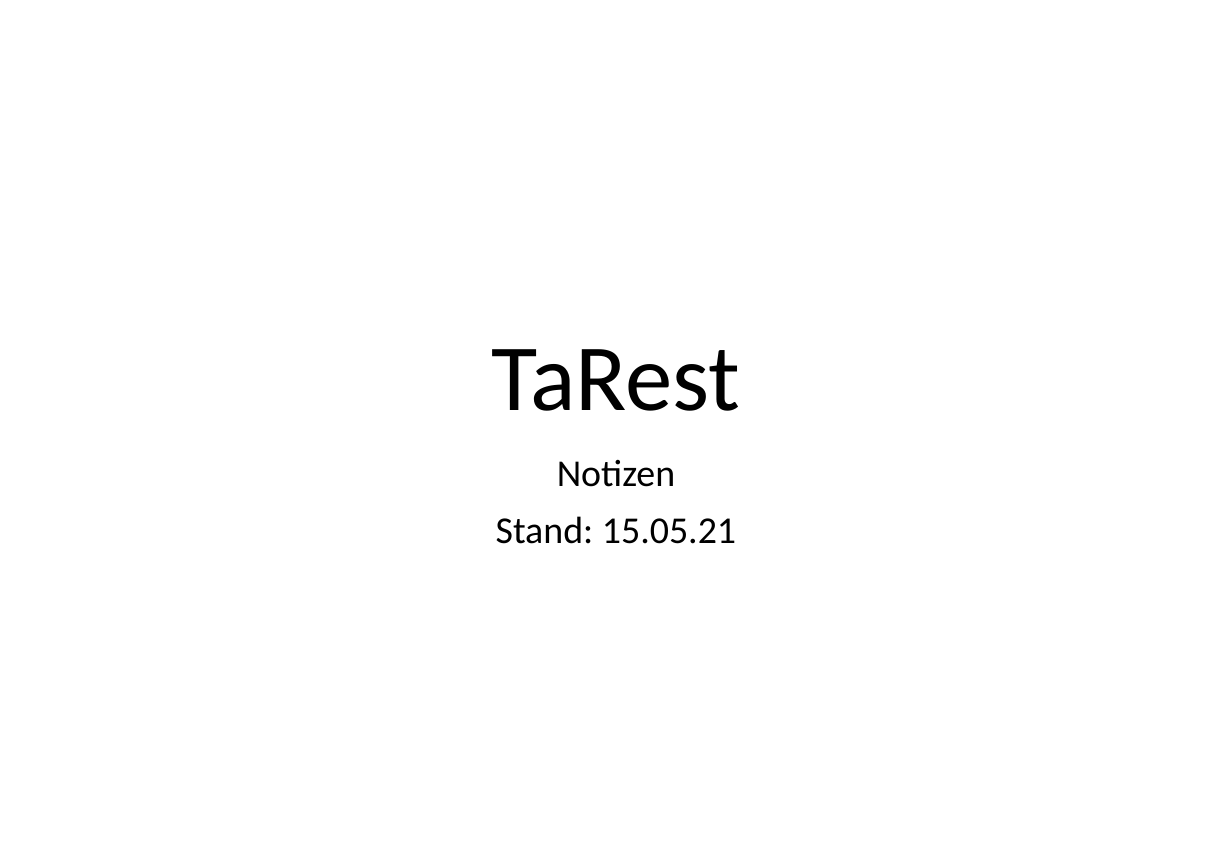
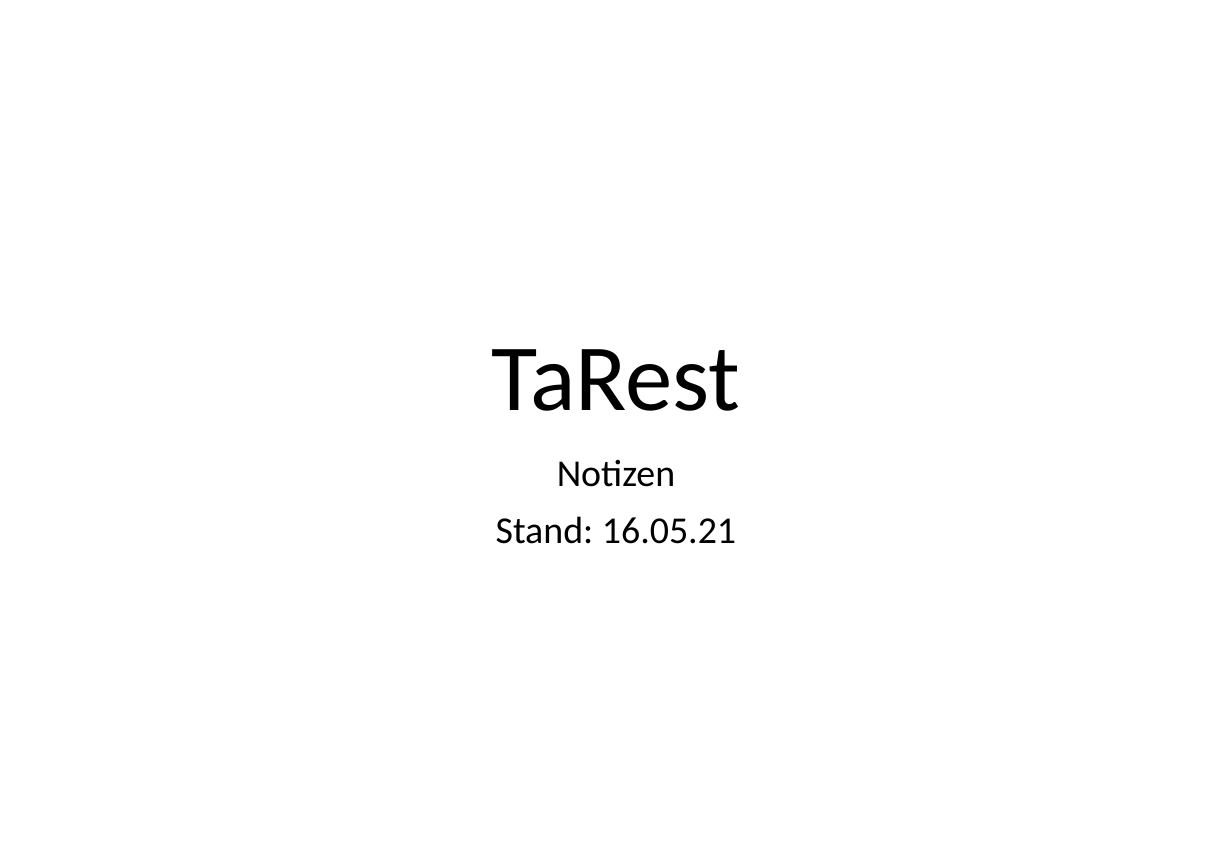
Before and after one commit to hobrink1/TaRest, a slide deck: slide 1 of PowerPoints/TaRest Notizen.pptx. Drawn at 1232x853 pixels with LibreOffice and Linux fonts; fonts in the diff are those of the drawing; background and template pictures are left out. Boxes give left, top, right and bottom in pixels: in the first picture for what was removed or moved away, otherwise in the second. Text is boxed around its words. In the diff, an @@ line names an element or a change of style, - is before the commit and + after.

```diff
--- a/PowerPoints/TaRest Notizen.pptx
+++ b/PowerPoints/TaRest Notizen.pptx
@@ subtitle at bbox=[496, 516, 736, 544]: text changed @@
-Stand: 15.05.21
+Stand: 16.05.21
```
Also in this commit, not shown: 8 other slides changed, 1 slide added, 1 slide removed, 6 other files.
